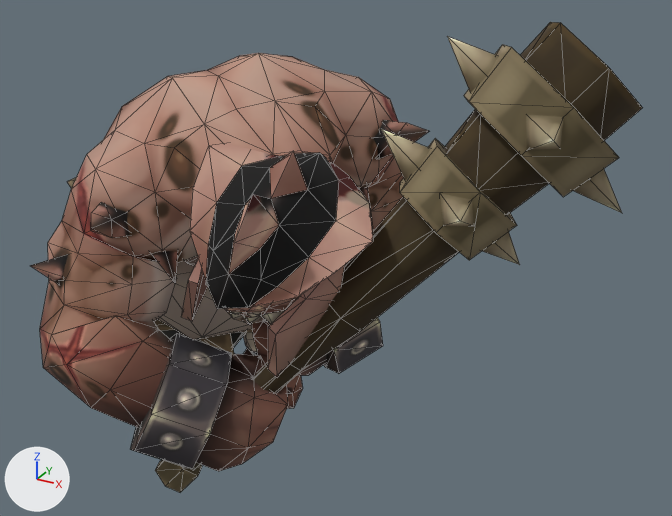
Two versions of the OBJ model Resource/Boss02/Animation/Attack02/Attack02 (11).obj, one commit apart.
Rendered twice from a camera (50 mm lens) standing at (286.0, -376.0, 255.0) and looking at (100.0, -38.0, 86.0). Lighting does not change. The marker at lower left points along +X, +Y and +Z. Mesh edges are drawn as thin lines. Where no turn or scale is listed for an object, it has been applied to the vertices.

The scene before the commit, as lines of its bpy script (objects in view):
```python
me_cyclops01_w = bpy.data.meshes.new('Cyclops01_W')
me_cyclops01_w.from_pydata(...)  # 124 vertices, 156 faces; spans x 58.0..224.0, y -130.0..3.0, z 4.0..199.0
me_cyclops01_w.materials.append(mat_material__26)  # picture img_texture_w_png
me_cyclops03 = bpy.data.meshes.new('Cyclops03')
me_cyclops03.from_pydata(...)  # 738 vertices, 1324 faces; spans x -80.0..148.0, y -150.0..55.0, z -5.0..180.0
me_cyclops03.materials.append(mat_material__25)  # picture img_texture_png
ob_cyclops01_w = bpy.data.objects.new('Cyclops01_W', me_cyclops01_w)
ob_cyclops01_w.location = (0.0, 0.0, 0.0)
ob_cyclops03 = bpy.data.objects.new('Cyclops03', me_cyclops03)
ob_cyclops03.location = (0.0, 0.0, 0.0)
```
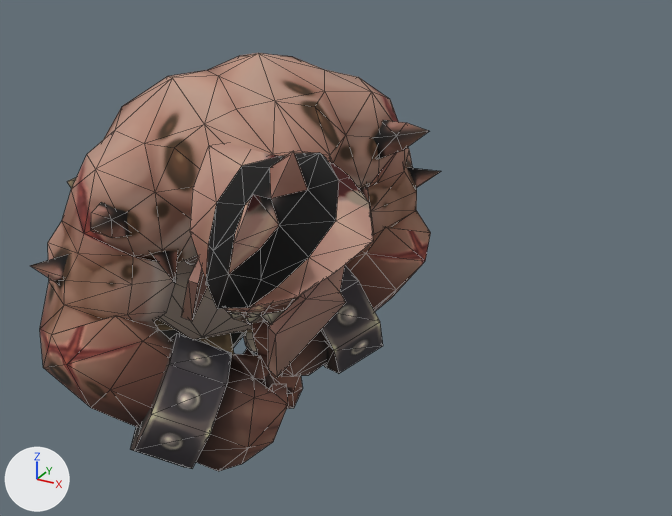
Boxes (x1, y1, x2, y2) around the edits, measured in the pictures (672 x 516 px):
'Cyclops01_W', deleted (brown): before (155, 22, 642, 492)

The change, as a list of edits to the scene's bpy script:
```text
Remove ob_cyclops01_w:
    ob_cyclops01_w = bpy.data.objects.new('Cyclops01_W', me_cyclops01_w)
    ob_cyclops01_w.location = (0.0, 0.0, 0.0)
```
